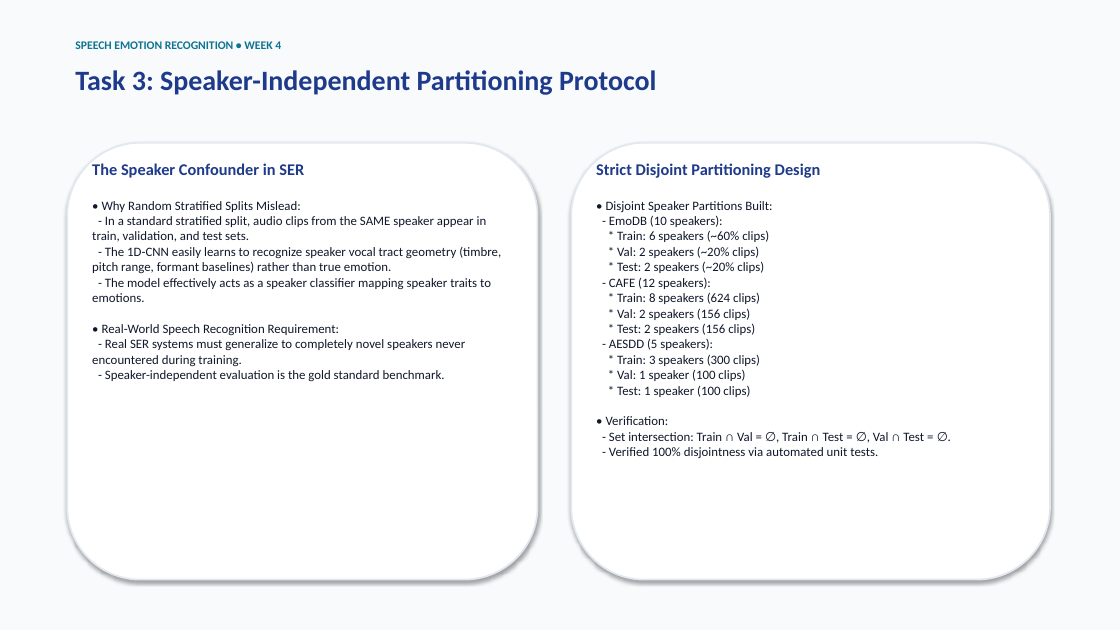
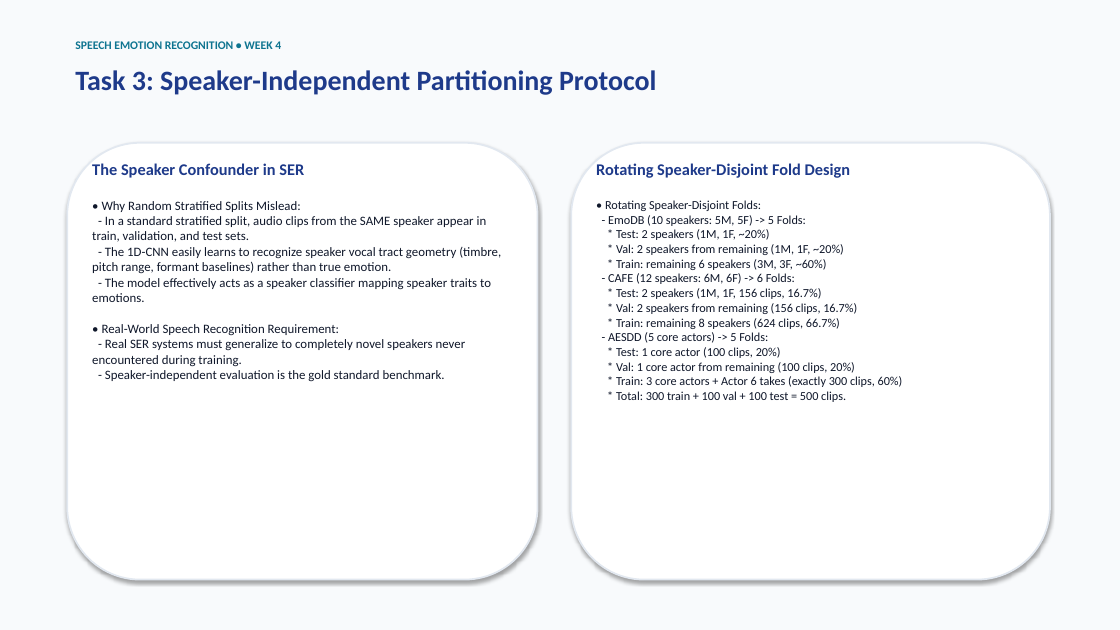
Before and after one commit to shreysatija1/Project-emotion, a slide deck: slide 8 of Week4_Status.pptx. Drawn at 1120x630 pixels with LibreOffice and Linux fonts; fonts in the diff are those of the drawing. Boxes give left, top, right and bottom in pixels: in the first picture for what was removed or moved away, otherwise in the second. Text is boxed around its words. In the diff, an @@ line names an element or a change of style, - is before the commit and + after.

Commit message:
Complete genuine AESDD rerun on canonical features, update per-coeff citations, Task 1 nuances, and rotating fold design

```diff
--- a/Week4_Status.pptx
+++ b/Week4_Status.pptx
@@ text at (596,163,851,178): text changed @@
-Strict Disjoint Partitioning Design
+Rotating Speaker-Disjoint Fold Design
@@ text at (605,200,903,402): text changed; size 11 to 10.5 pt @@
-• Disjoint Speaker Partitions Built:
-- EmoDB (10 speakers):
-* Train: 6 speakers (~60% clips)
-* Val: 2 speakers (~20% clips)
-* Test: 2 speakers (~20% clips)
-- CAFE (12 speakers):
-* Train: 8 speakers (624 clips)
-* Val: 2 speakers (156 clips)
-* Test: 2 speakers (156 clips)
-- AESDD (5 speakers):
-* Train: 3 speakers (300 clips)
-* Val: 1 speaker (100 clips)
-* Test: 1 speaker (100 clips)
-• Verification:
-- Set intersection: Train ∩ Val = ∅, Train ∩ Test = ∅, Val ∩ Test = ∅.
-- Verified 100% disjointness via automated unit tests.
+• Rotating Speaker-Disjoint Folds:
+- EmoDB (10 speakers: 5M, 5F) -> 5 Folds:
+* Test: 2 speakers (1M, 1F, ~20%)
+* Val: 2 speakers from remaining (1M, 1F, ~20%)
+* Train: remaining 6 speakers (3M, 3F, ~60%)
+- CAFE (12 speakers: 6M, 6F) -> 6 Folds:
+* Test: 2 speakers (1M, 1F, 156 clips, 16.7%)
+* Val: 2 speakers from remaining (156 clips, 16.7%)
+* Train: remaining 8 speakers (624 clips, 66.7%)
+- AESDD (5 core actors) -> 5 Folds:
+* Test: 1 core actor (100 clips, 20%)
+* Val: 1 core actor from remaining (100 clips, 20%)
+* Train: 3 core actors + Actor 6 takes (exactly 300 clips, 60%)
+* Total: 300 train + 100 val + 100 test = 500 clips.
```
Also in this commit, not shown: 5 other slides changed, 6 other files.
